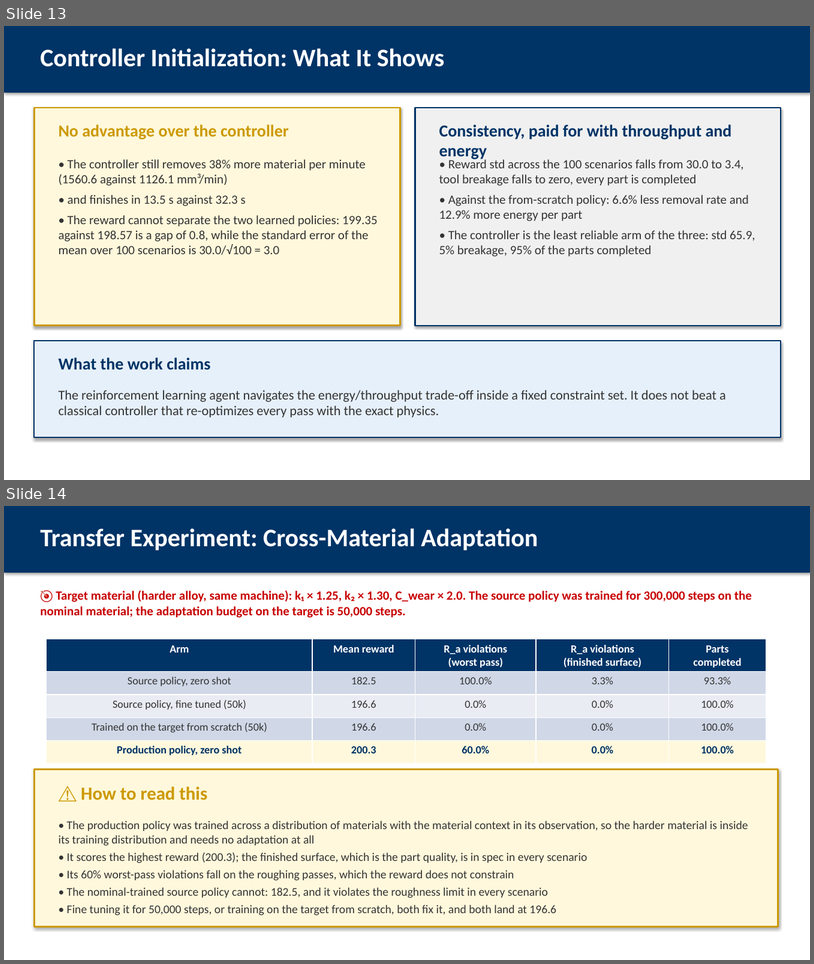
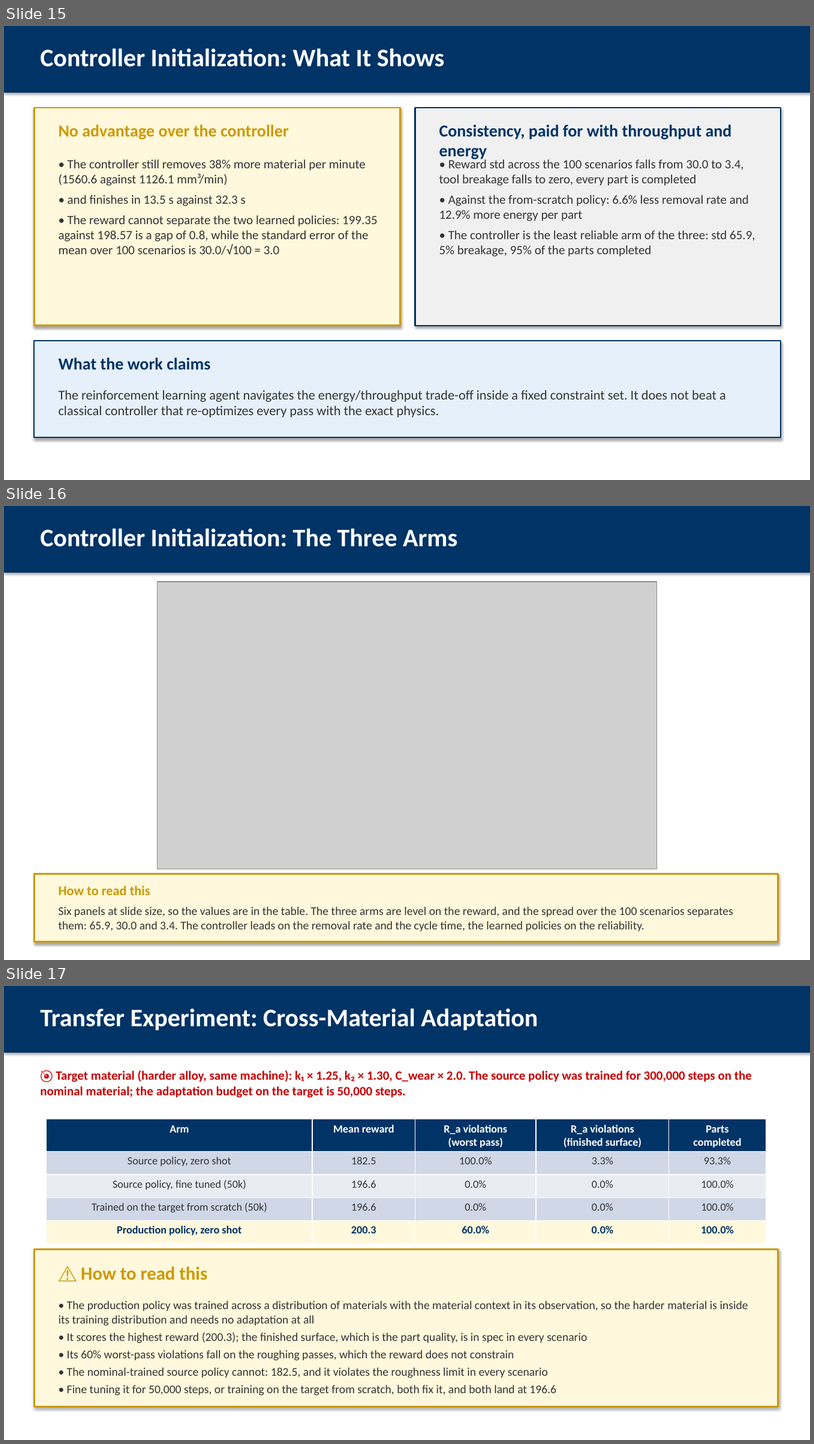
Before and after one commit to AbhinandIITM/AI-in-Mfg, a slide deck: report/presentation.pptx. Shown one above the other, each under a label of ours: slides 13 and 14 before the commit, slides 15, 16 and 17 after it. The pictures are 814x964 and 814x1444 pixels, drawn with LibreOffice and Linux fonts; fonts in the diff are those of the drawing; grey boxes stand for pictures. Boxes give left, top, right and bottom in pixels: in the first picture for what was removed or moved away, otherwise in the second. Text is boxed around its words. In the diff, an @@ line names an element or a change of style, - is before the commit and + after.

Commit message:
docs: put the figures into the report, the deck and the slides
The report and the deck carried no figures at all: every result was a table.
Eight figures now sit next to the text they belong to, each with a caption
that states the reading, and three of them carry the policy comparison, the
controller initialization and the ablation frontier. The report is 28 pages,
the deck 25 frames, the PowerPoint file 23 slides.

The deck's frame titles were invisible on every frame, blue on blue, and the
foreground is now white.

The claim that the four static policies all finish outside the roughness
safety limit was wrong for one of them: the constant-safe policy finishes at
0.068 um, inside the limit, and its -139 reward comes from the 3000 s and
1507 kJ per part. The figure, the README and the report now say three of the
four, and name the fourth reason.

```diff
--- a/report/presentation.pptx
+++ b/report/presentation.pptx
@@ slide 16 added at <box>4,506,810,960</box>, background #FFFFFF @@
@@ rectangle added at <box>4,506,810,573</box>, fill #003366 @@
@@ text added at <box>40,528,458,547</box>, 30 pt, text #FFFFFF, bold @@
+Controller Initialization: The Three Arms
@@ picture added at <box>158,582,657,869</box> @@
@@ rectangle added at <box>34,874,779,942</box>, fill #FFF8DC, outline #CC9900 2 pt @@
@@ text added at <box>59,885,150,895</box>, 16 pt, text #CC9900, bold @@
+How to read this
@@ text added at <box>59,906,734,931</box>, 14 pt, text #333333 @@
+Six panels at slide size, so the values are in the table. The three arms are level on the reward, and the spread over the 100 scenarios separates them: 65.9, 30.0 and 3.4. The controller leads on the removal rate and the cycle time, the learned policies on the reliability.
@@ what was slide 13 is now slide 15 @@
@@ what was slide 14 is now slide 17 @@
```
Also in this commit, not shown: 2 other slides added, 10 other files.
